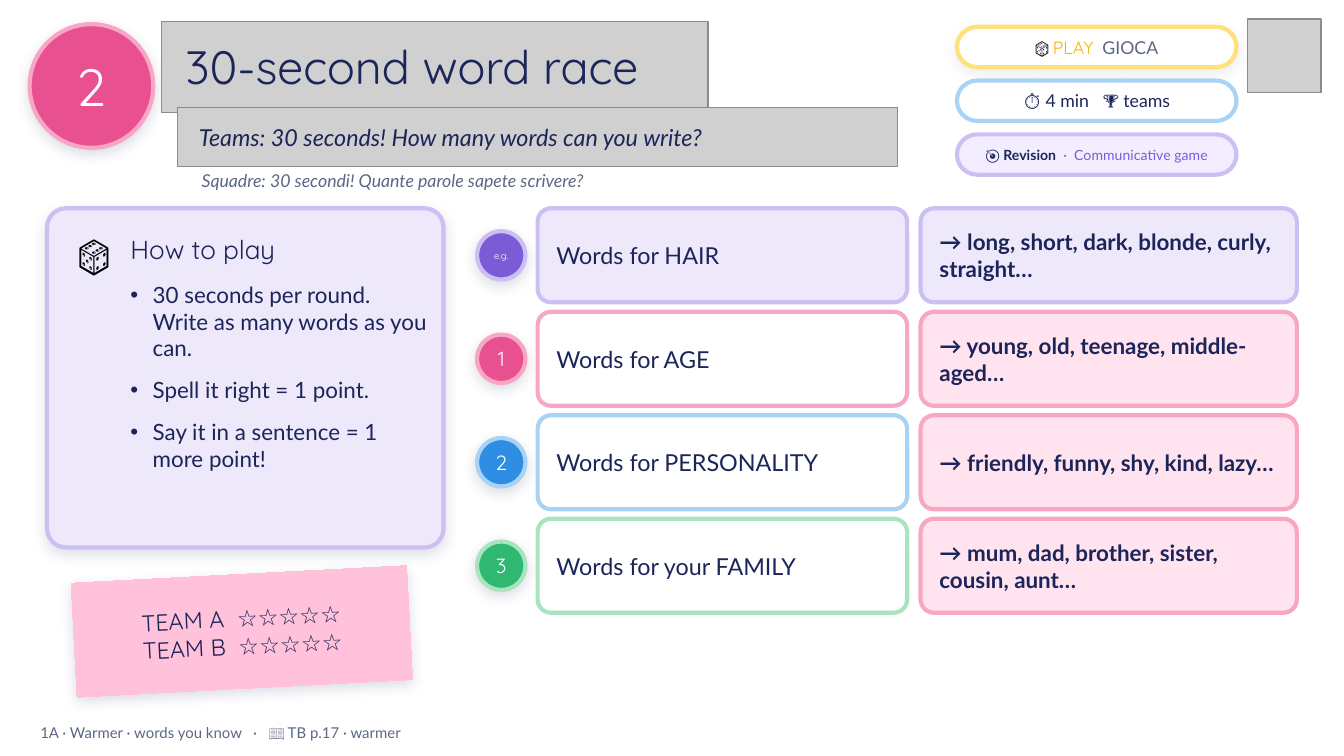
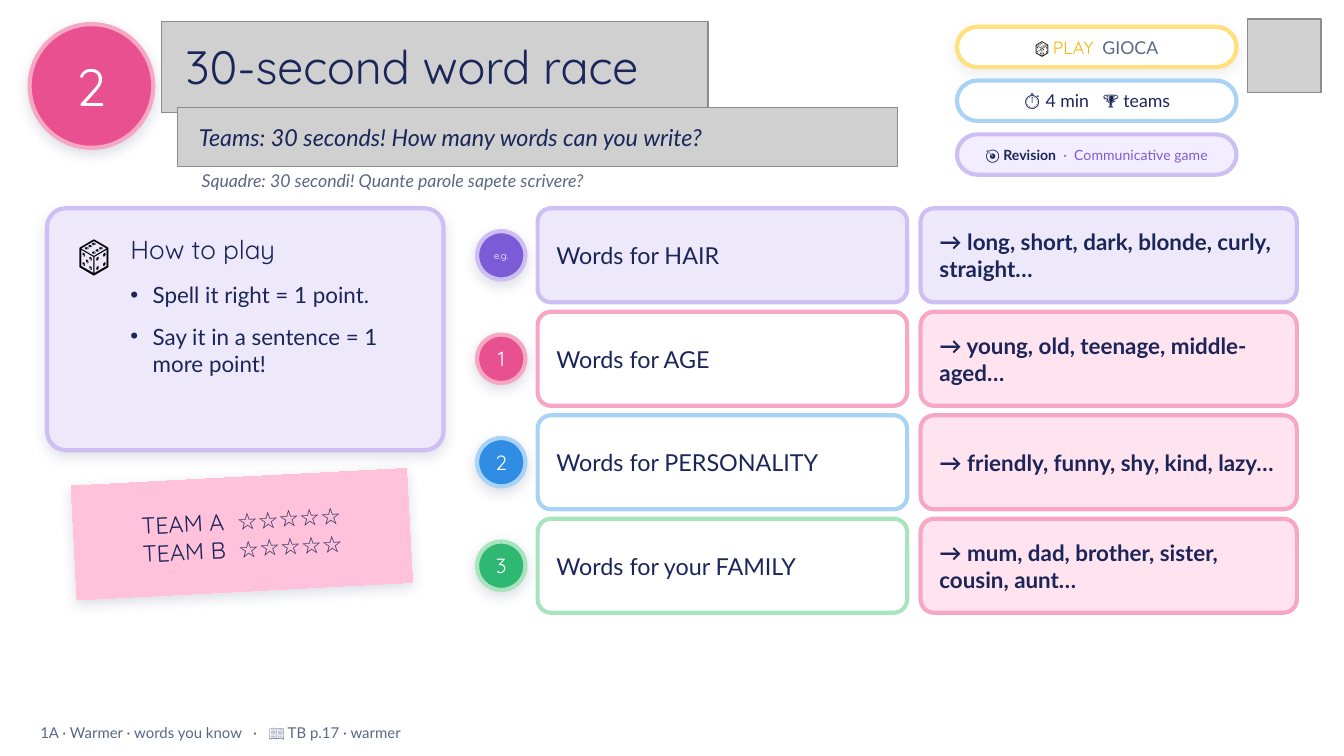
Before and after one commit to londonlanguageschool/Bagheria-, a slide deck: slide 2 of materials/PREP/PREP_1A_All_about_me.pptx. Drawn at 1344x756 pixels with LibreOffice and Linux fonts; fonts in the diff are those of the drawing; grey boxes stand for pictures; background and template pictures are left out. Boxes give left, top, right and bottom in pixels: in the first picture for what was removed or moved away, otherwise in the second. Text is boxed around its words. In the diff, an @@ line names an element or a change of style, - is before the commit and + after.

```diff
--- a/materials/PREP/PREP_1A_All_about_me.pptx
+++ b/materials/PREP/PREP_1A_All_about_me.pptx
@@ rounded rectangle: place and size @@
-rounded rectangle at <box>47,208,444,547</box>
+rounded rectangle at <box>47,208,444,450</box>
@@ rounded rectangle at <box>47,208,444,450</box>: proportions changed @@
@@ text at <box>153,286,426,356</box>: paragraph removed @@
-• 30 seconds per round. Write as many words as you can.
@@ text at <box>153,286,369,307</box>: less space between paragraphs @@
@@ rectangle "TEAM A ☆☆☆☆☆": place and size @@
-rectangle "TEAM A ☆☆☆☆☆" at <box>71,565,413,697</box>
+rectangle "TEAM A ☆☆☆☆☆" at <box>71,468,413,600</box>
```
Also in this commit, not shown: 19 other files.
